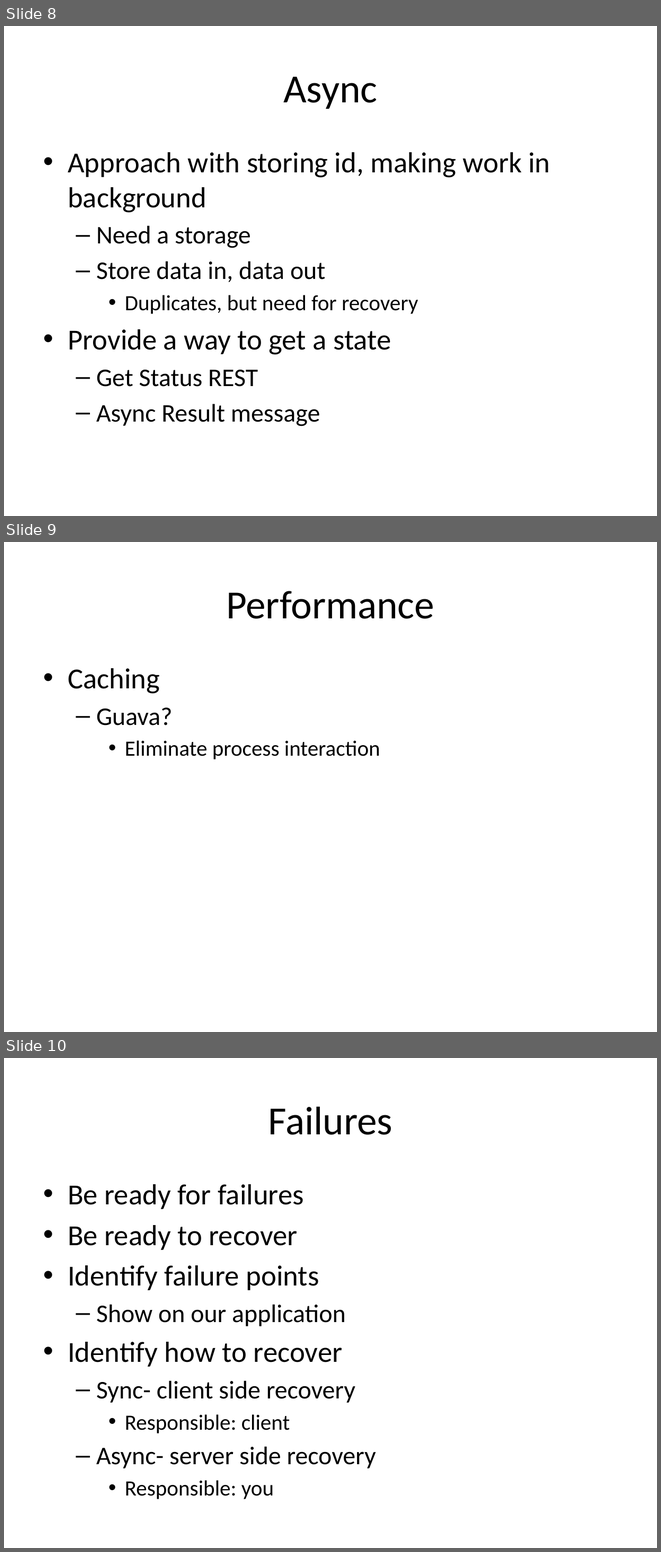
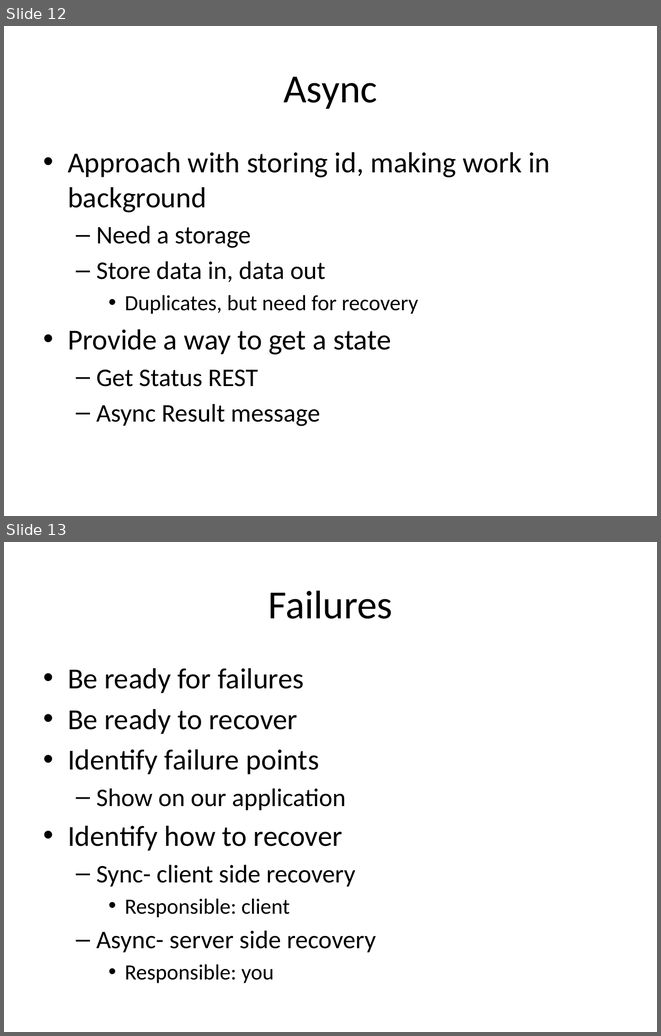
Before and after one commit to vitali-kviatkouski/personal, a slide deck: Microservices.pptx. Shown one above the other, each under a label of ours: slides 8, 9 and 10 before the commit, slides 12 and 13 after it. The pictures are 661x1552 and 661x1036 pixels, drawn with LibreOffice and Linux fonts; fonts in the diff are those of the drawing. Boxes give left, top, right and bottom in pixels: in the first picture for what was removed or moved away, otherwise in the second. Text is boxed around its words. In the diff, an @@ line names an element or a change of style, - is before the commit and + after.

```diff
--- a/Microservices.pptx
+++ b/Microservices.pptx
@@ slide 9 removed at (4,542,657,1032), background #FFFFFF @@
@@ title removed at (226,591,434,619) @@
-Performance
@@ text removed at (68,668,380,759) @@
-• Caching
-  – Guava?
-    • Eliminate process interaction
@@ what was slide 8 is now slide 12 @@
@@ what was slide 10 is now slide 13 @@
```
Also in this commit, not shown: 4 slides changed, 5 slides added, 1 other file.
